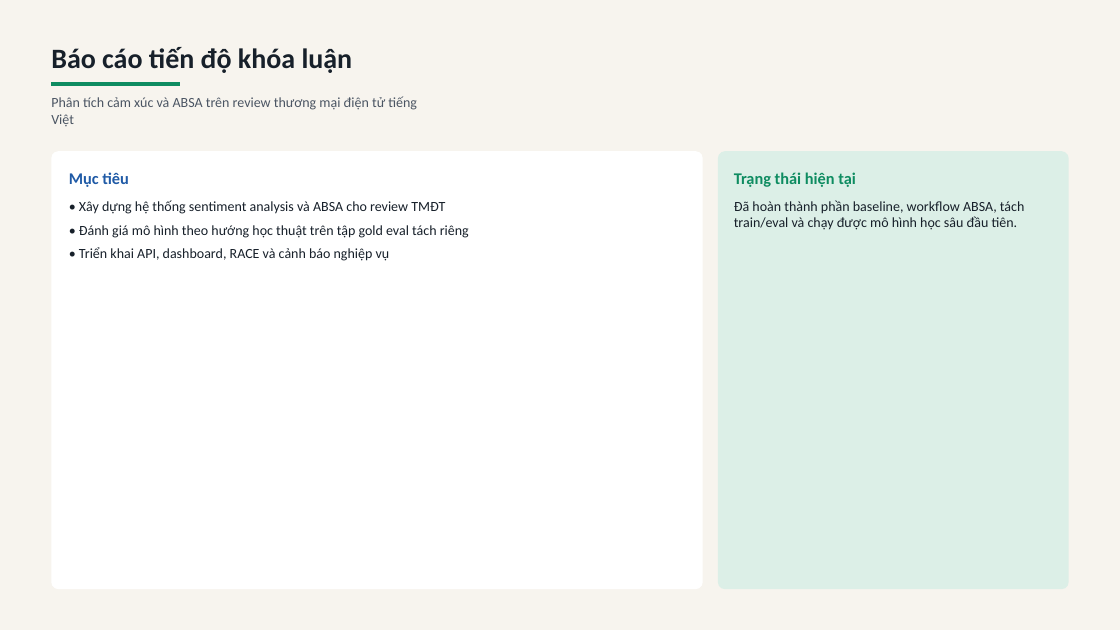
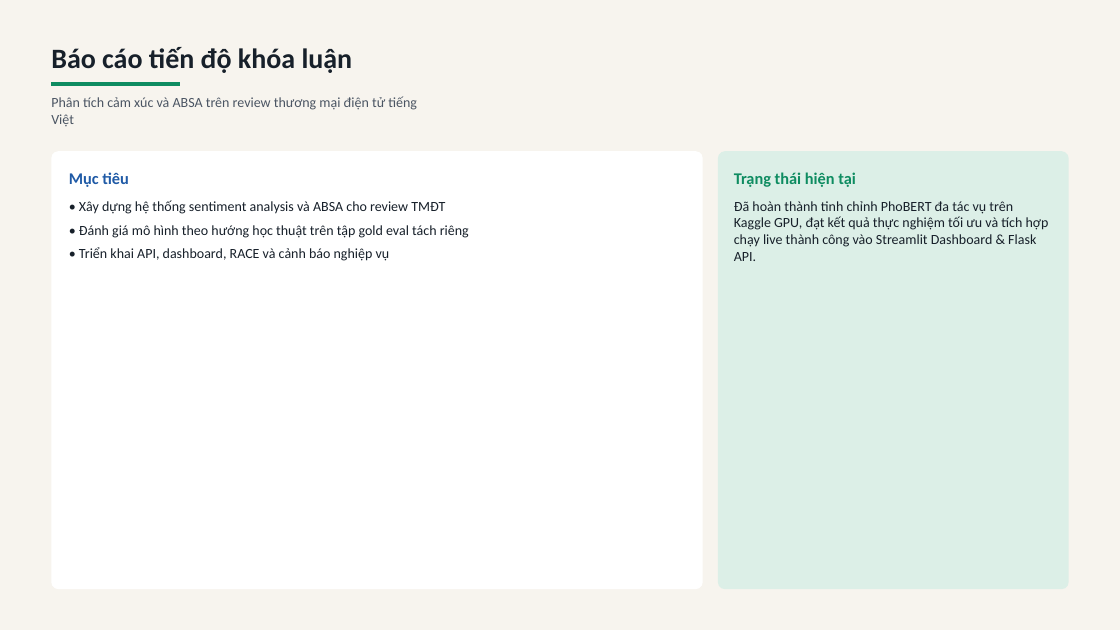
Before and after one commit to PhukDev/kltn-vietnamese-ecommerce-absa, a slide deck: slide 1 of BAO_CAO_TIEN_DO_KLTN.pptx. Drawn at 1120x630 pixels with LibreOffice and Linux fonts; fonts in the diff are those of the drawing. Boxes give left, top, right and bottom in pixels: in the first picture for what was removed or moved away, otherwise in the second. Text is boxed around its words. In the diff, an @@ line names an element or a change of style, - is before the commit and + after.

Commit message:
docs: programmatically update PowerPoint slide text with actual GPU training metrics and live dashboard integration details

```diff
--- a/BAO_CAO_TIEN_DO_KLTN.pptx
+++ b/BAO_CAO_TIEN_DO_KLTN.pptx
@@ text at (x1=734, y1=201, x2=1049, y2=261): text changed @@
-Đã hoàn thành phần baseline, workflow ABSA, tách train/eval và chạy được mô hình học sâu đầu tiên.
+Đã hoàn thành tinh chỉnh PhoBERT đa tác vụ trên Kaggle GPU, đạt kết quả thực nghiệm tối ưu và tích hợp chạy live thành công vào Streamlit Dashboard & Flask API.
```
Also in this commit, not shown: 2 other slides changed, 1 slide added, 1 slide removed, 1 other file.
